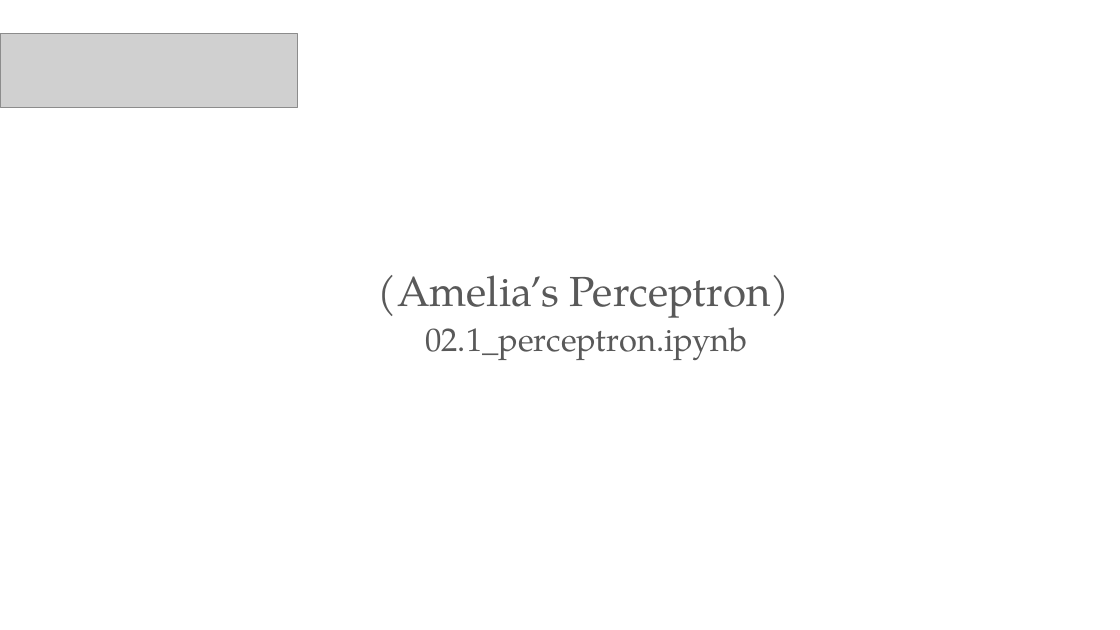
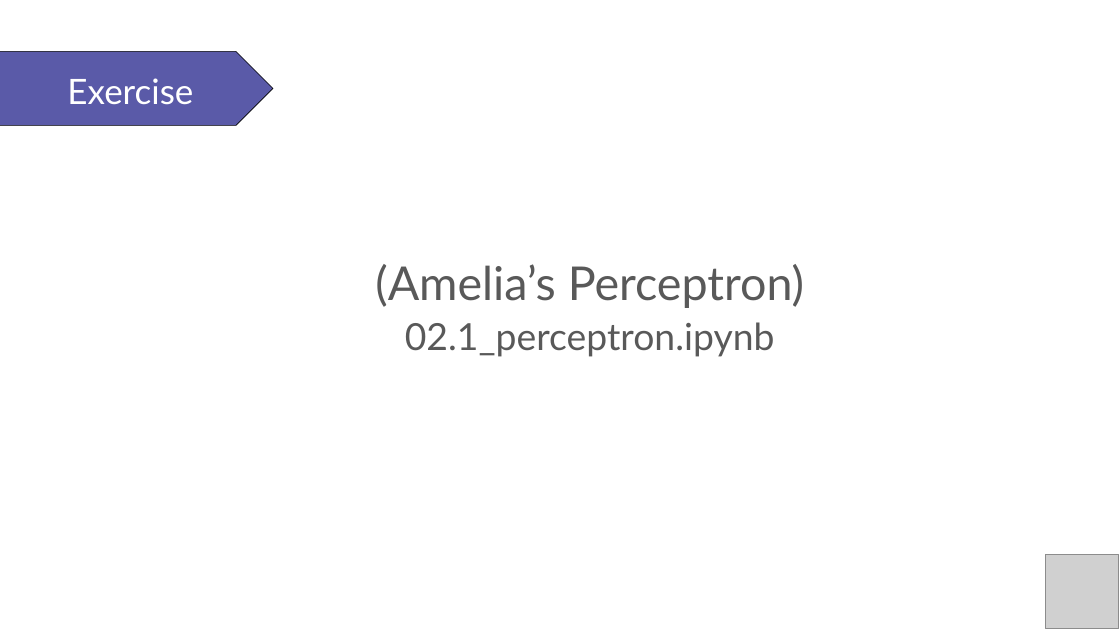
Before and after one commit to PracticumAI/deep_learning, a slide deck: slide 12 of presentations/02.1_neural_anatomy.pptx (slide 14 before the commit). Drawn at 1120x630 pixels with LibreOffice and Linux fonts; fonts in the diff are those of the drawing; grey boxes stand for pictures. Boxes give left, top, right and bottom in pixels: in the first picture for what was removed or moved away, otherwise in the second. Text is boxed around its words. In the diff, an @@ line names an element or a change of style, - is before the commit and + after.

```diff
--- a/presentations/02.1_neural_anatomy.pptx
+++ b/presentations/02.1_neural_anatomy.pptx
@@ picture removed at [0,34,297,108] @@
@@ pentagon arrow added at [0,51,273,125], fill #5A5AA8, outline #000000 0.5 pt @@
@@ text added at [67,78,193,105], 30 pt, text #FFFFFF @@
+Exercise
@@ text "(Amelia’s Perceptron) 02.1_perceptron.ipynb" at [375,264,804,357]: size 36 to 40 pt in "(Amelia’s Perceptron)"; size 28 to 32 pt in "02.1_perceptron.ipynb"; font TeX Gyre Pagella to Lato @@
@@ picture added at [1045,555,1119,629] @@
```
Also in this commit, not shown: 11 other slides changed, 4 slides added, 5 slides removed, 3 other files.
